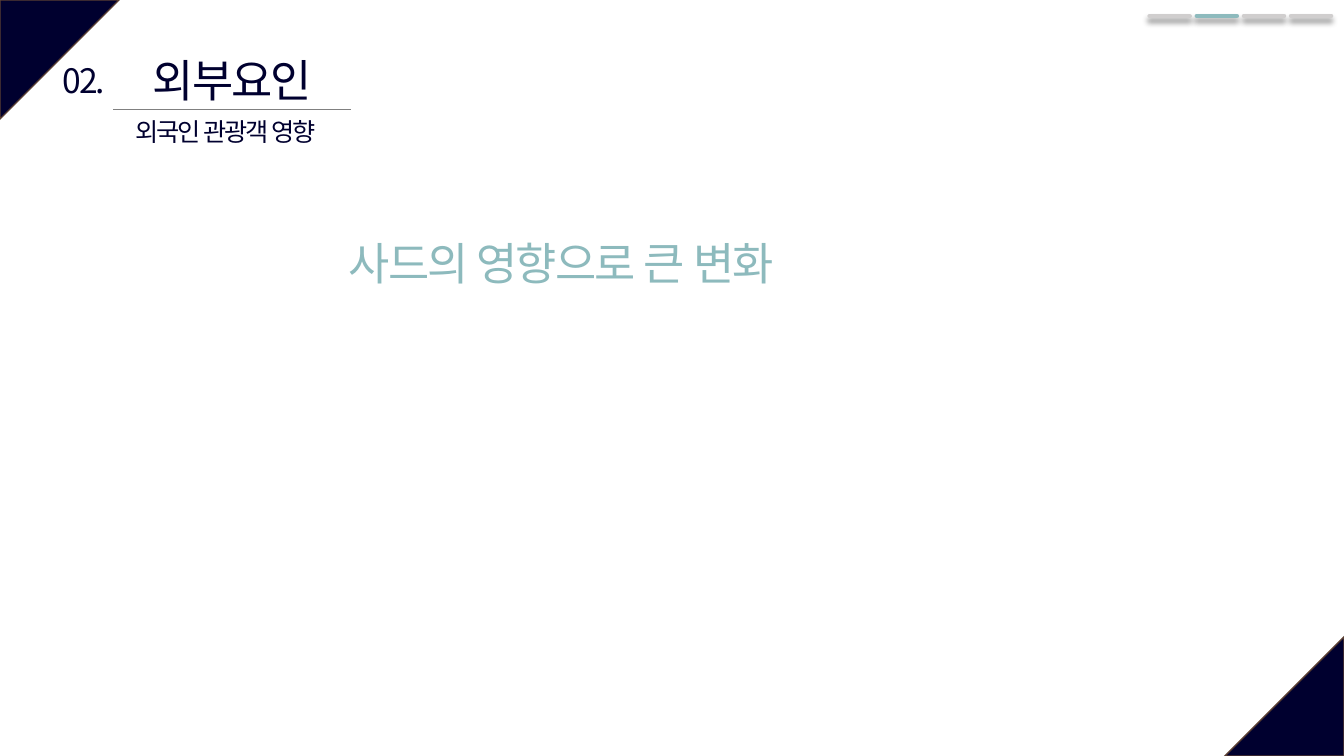
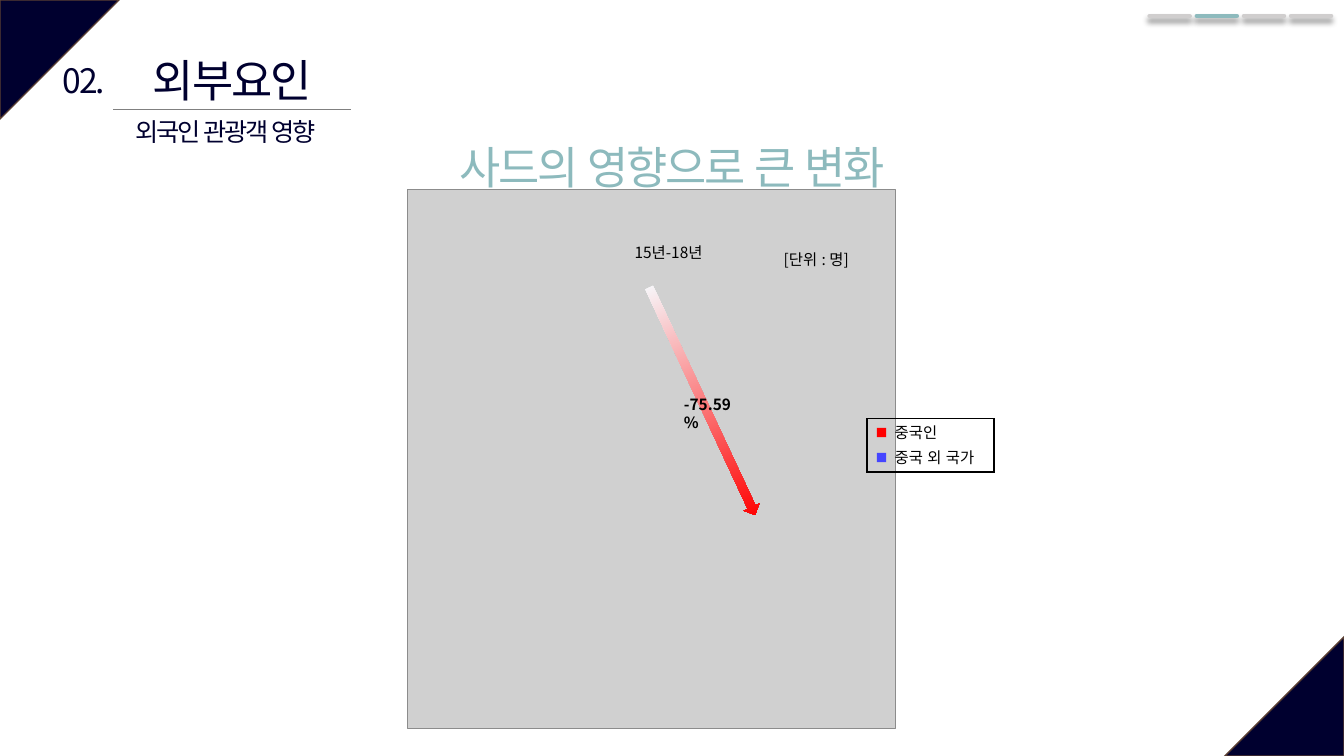
Before and after one commit to so-jeong0127/6-project, a slide deck: slide 9 of 6조_외부환경영향.pptx. Drawn at 1344x756 pixels with LibreOffice and Linux fonts; fonts in the diff are those of the drawing; grey boxes stand for pictures. Boxes give left, top, right and bottom in pixels: in the first picture for what was removed or moved away, otherwise in the second. Text is boxed around its words. In the diff, an @@ line names an element or a change of style, - is before the commit and + after.

```diff
--- a/6조_외부환경영향.pptx
+++ b/6조_외부환경영향.pptx
@@ text "사드의 영향으로 큰 변화" rewrapped from <box>349,242,774,284</box> to <box>459,146,884,196</box> @@
@@ group added at <box>407,190,994,728</box>: 5 texts, 3 rectangles, 1 picture, 1 right arrow @@
+중국인
+중국 외 국가
+[단위 : 명]
+15년-18년
+-75.59%
```
Also in this commit, not shown: 2 other slides changed, 1 slide added, 1 slide removed, 5 other files.
